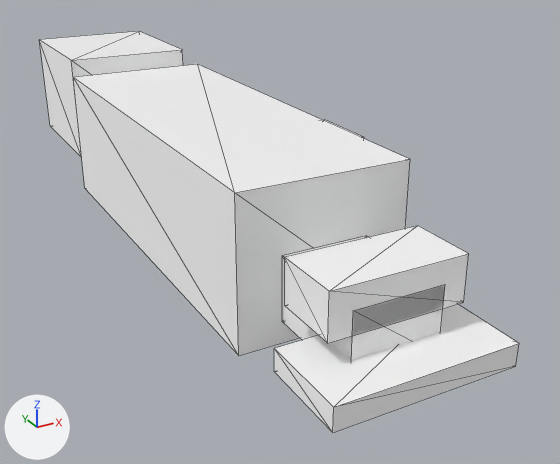
An edit to the glTF model models/creatures/shark/model.gltf, drawn before and after from the same camera.
One viewpoint serves both versions: a 50 mm lens placed at (-0.96, -2.2, 1.19), pointed at (0.16, -0.16, 0.17). Lighting does not change. The marker at lower left points along +X, +Y and +Z. The first picture is the older version. Mesh edges are drawn as thin lines. Vertices at exactly the same position are counted once.
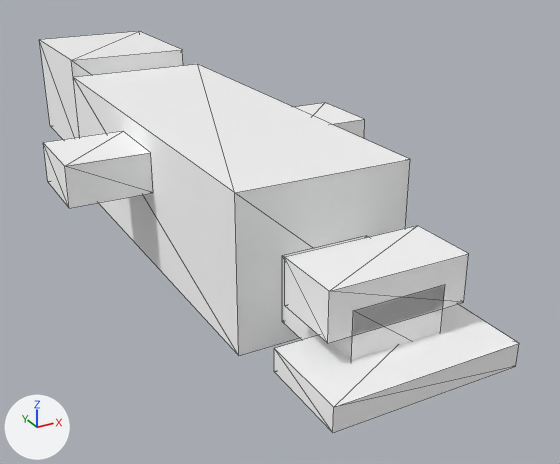
Pixel boxes [x1, y1, x2, y2] of what changed, in the pictures (560 x 464 px; the box of a moved part takes in the faces that stretch with it):
part 1 of me_mesh_0, added: after [43, 131, 153, 208]
part 2 of me_mesh_0, moved or reshaped: before [323, 120, 364, 139]; after [294, 103, 365, 139]

What changed in the scene script:
```text
Change me_mesh_0:
    used by ob_mesh; location = (0.0, 0.0, 0.0)
    verts and faces of me_mesh_0; kept vertices keep their numbers, new ones are numbered from 64
    before: 58 (0.25, -0.12, 0.44), 59 (0.5, -0.12, 0.44) at pixel (364, 137), 62 (0.5, 0.12, 0.44) at pixel (324, 119), 63 (0.25, 0.12, 0.44)
    remove me_mesh_0.from_pydata(...)  # 64 vertices, 96 faces; spans x -0.25..0.5, y -1.12..1.19, z 0.12..0.62
    add me_mesh_0.from_pydata(...)  # 72 vertices, 108 faces; spans x -0.5..0.5, y -1.12..1.19, z 0.12..0.62
    me_mesh_0 part 1: a new loose piece, a box spanning x -0.5..-0.25, y -0.12..0.12, z 0.38..0.5, in mat_body (white #ffffff)
    me_mesh_0 part 2
    add for i in [58, 59, 62, 63]: verts[i] += (0.0, 0.0, 0.06)
    remove me_mesh_0.materials.append(mat_face)  # white #ffffff
    remove me_mesh_0.materials.append(mat_wing)  # white #ffffff
```
